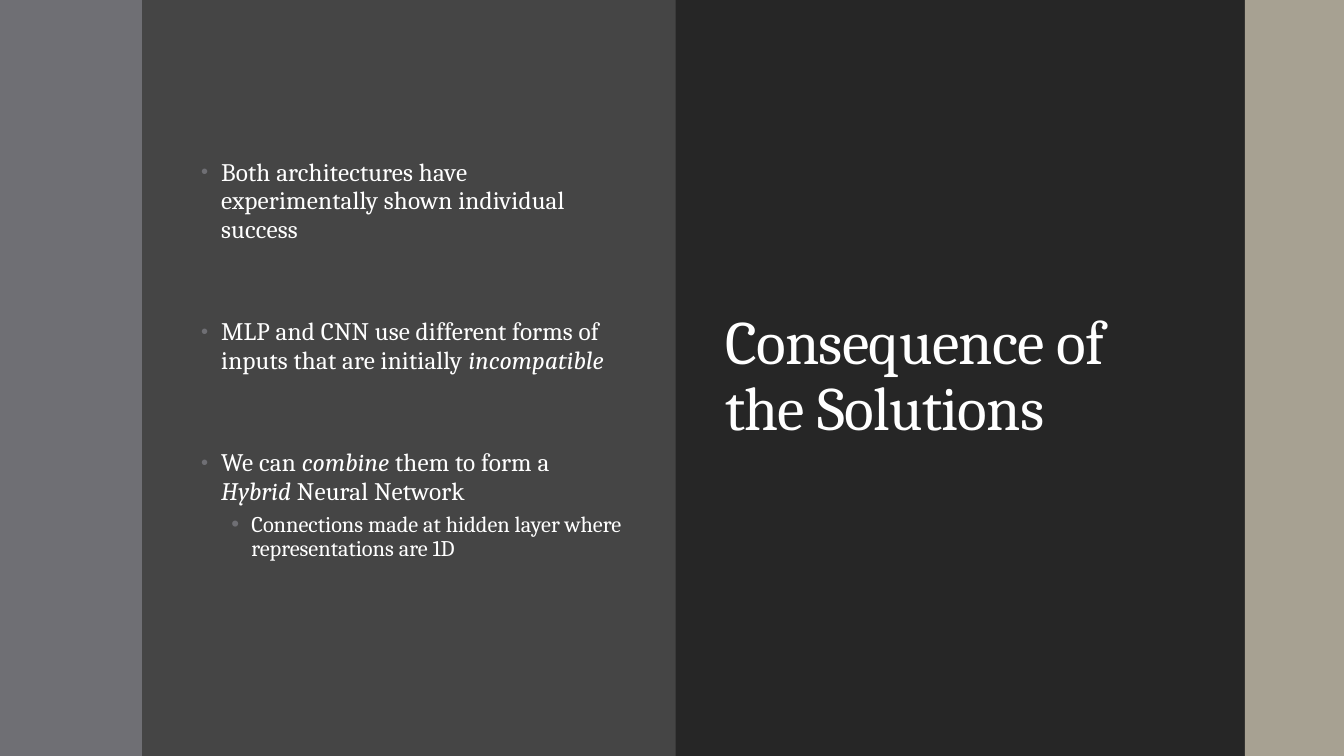
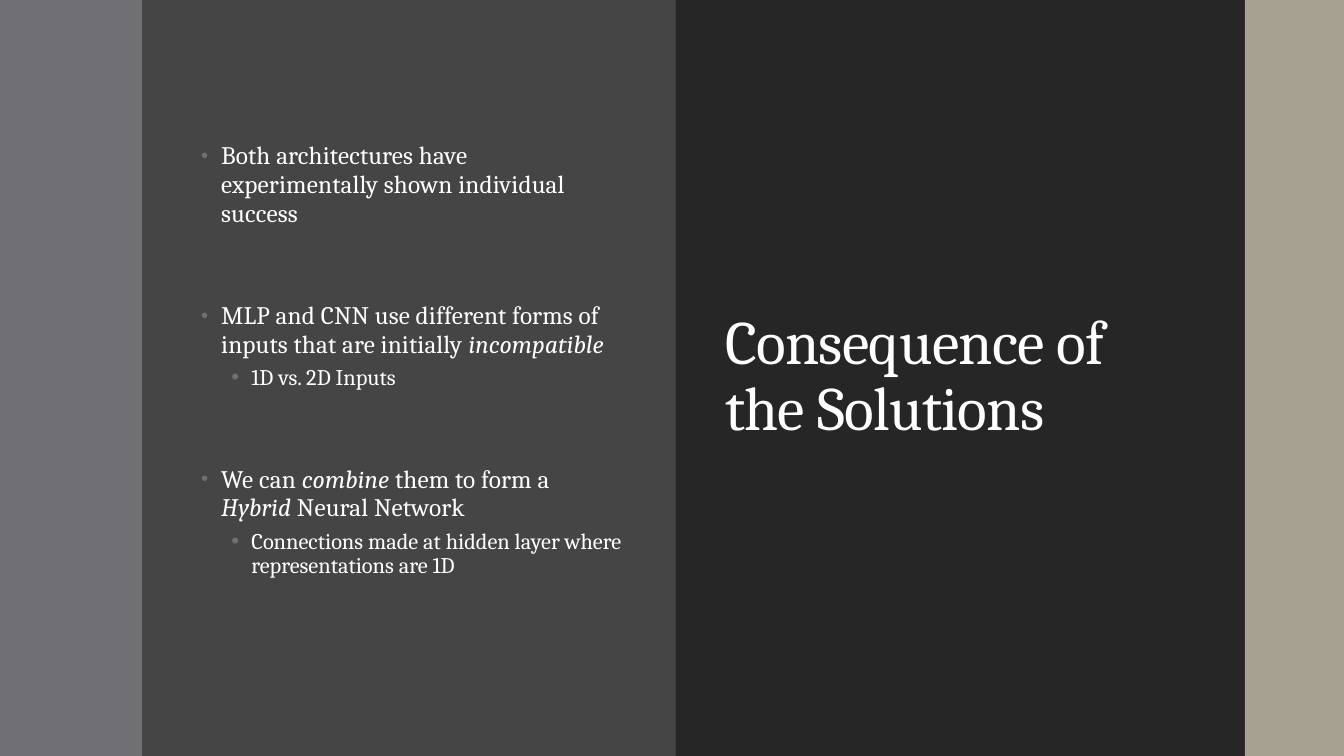
Before and after one commit to landonbuell/Buell-Senior-Thesis, a slide deck: slide 16 of JMMPaper/Musical Instrument Classification Using a Hybrid Neural Network BuellShortv2.pptx. Drawn at 1344x756 pixels with LibreOffice and Linux fonts; fonts in the diff are those of the drawing. Boxes give left, top, right and bottom in pixels: in the first picture for what was removed or moved away, otherwise in the second. Text is boxed around its words. In the diff, an @@ line names an element or a change of style, - is before the commit and + after.

```diff
--- a/JMMPaper/Musical Instrument Classification Using a Hybrid Neural Network BuellShortv2.pptx
+++ b/JMMPaper/Musical Instrument Classification Using a Hybrid Neural Network BuellShortv2.pptx
@@ text at box(251, 370, 396, 390): paragraph added @@
+  • 1D vs. 2D Inputs
```
Also in this commit, not shown: 5 other slides changed.
